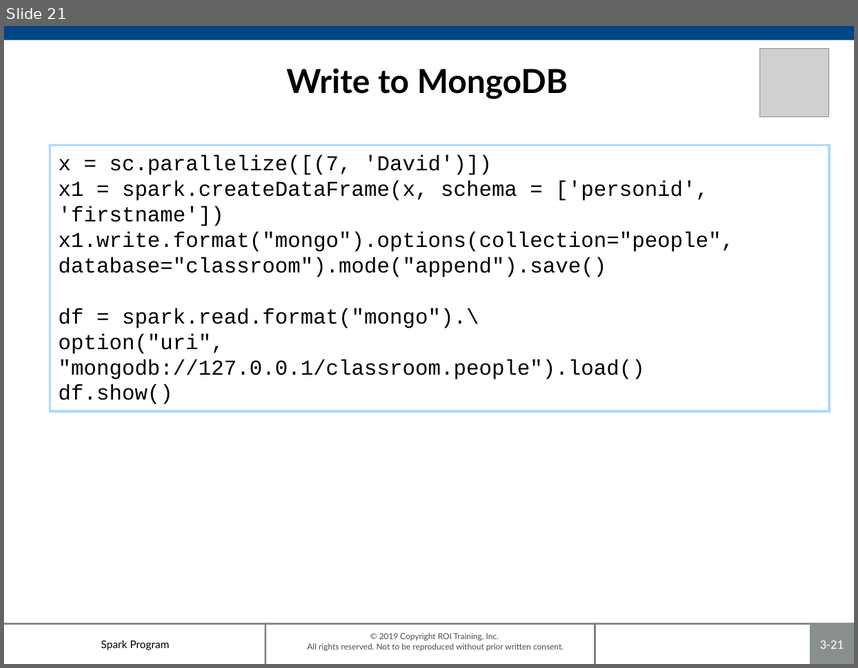
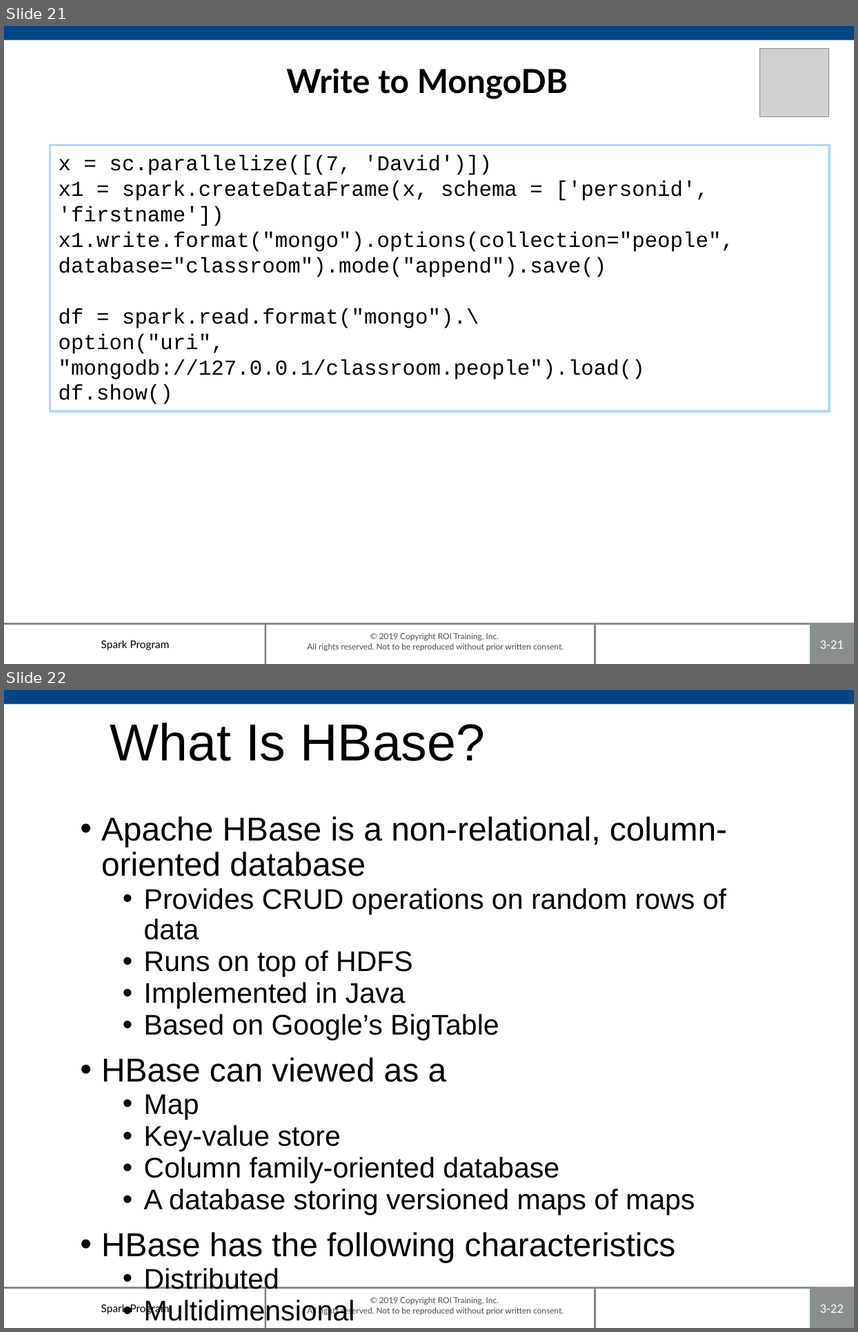
Before and after one commit to roitraining/SparkProgram, a slide deck: Day4/Ch05_NoSQL.pptx. Shown one above the other, each under a label of ours: slide 21 before the commit, slides 21 and 22 after it. The pictures are 858x668 and 858x1332 pixels, drawn with LibreOffice and Linux fonts; fonts in the diff are those of the drawing; grey boxes stand for pictures; background and template pictures are left out. Boxes give left, top, right and bottom in pixels: in the first picture for what was removed or moved away, otherwise in the second. Text is boxed around its words. In the diff, an @@ line names an element or a change of style, - is before the commit and + after.

Commit message:
0.4.09

```diff
--- a/Day4/Ch05_NoSQL.pptx
+++ b/Day4/Ch05_NoSQL.pptx
@@ slide 22 added at [4,690,854,1328], background #FFFFFF; not listed: 7 template elements that a slide beside it also shows @@
@@ title added at [110,722,485,761], 44 pt, text #000000 @@
+What Is HBase?
@@ text added at [101,816,727,1262], 24 pt, text #000000 @@
+• Apache HBase is a non-relational, column-oriented database
+  • Provides CRUD operations on random rows of data
+  • Runs on top of HDFS
+  • Implemented in Java
+  • Based on Google’s BigTable
+• HBase can viewed as a
+  • Map
+  • Key-value store
+  • Column family-oriented database
+  • A database storing versioned maps of maps
+• HBase has the following characteristics
+  • Distributed
+  • Multidimensional
+  • Sorted
+  • Sparse
+  • Persistent
```
Also in this commit, not shown: 2 other slides added.
